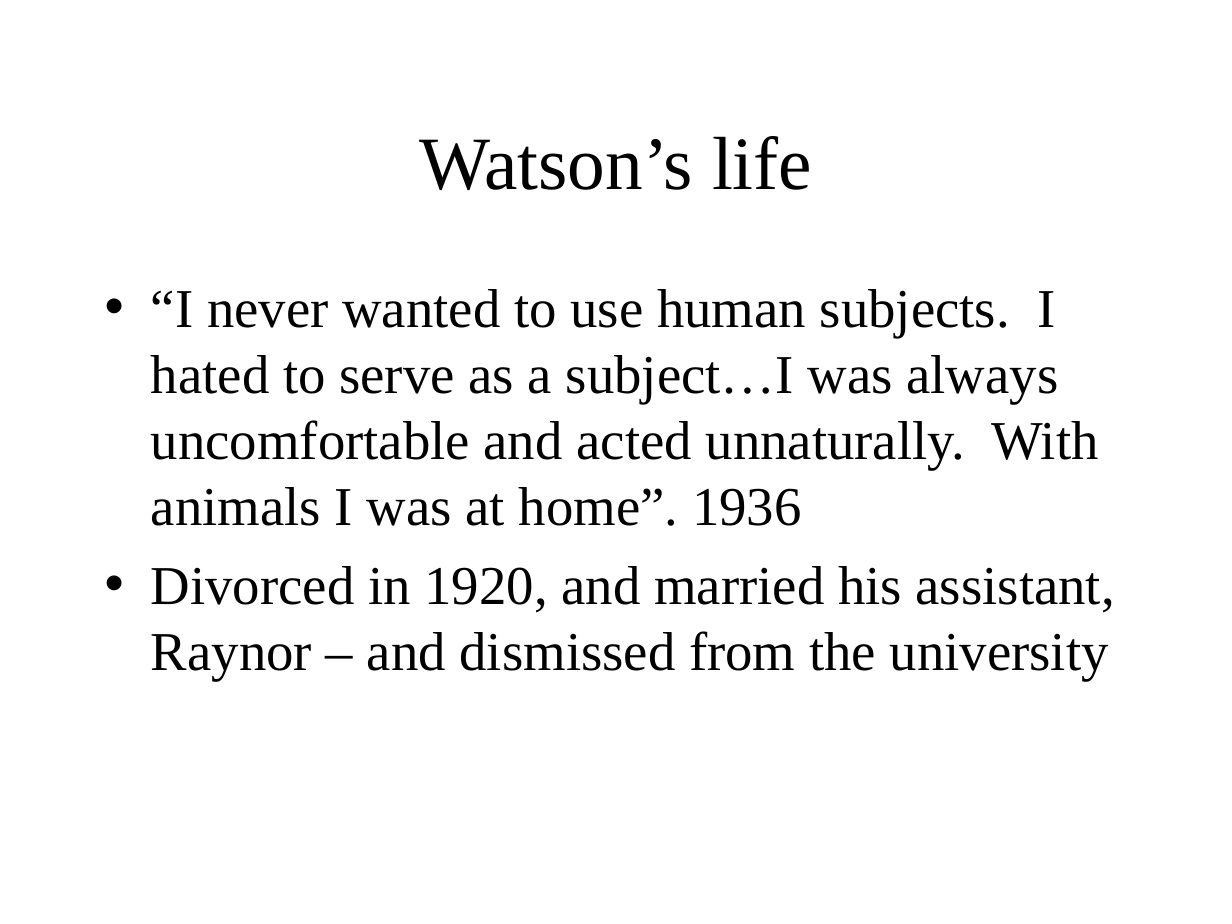
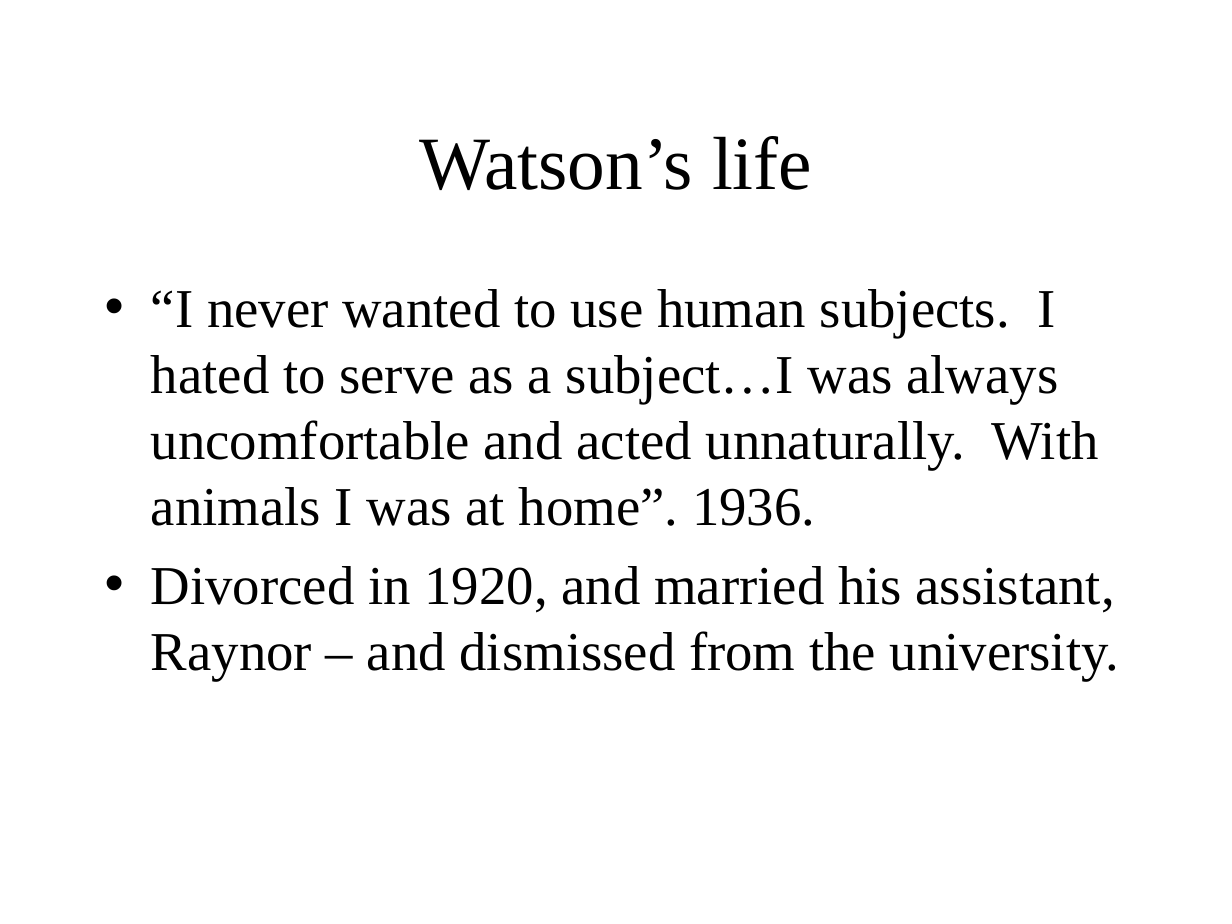
Before and after one commit to ajwills72/critical-thinking, a slide deck: slide 10 of src/behaviourism.odp (slide 11 before the commit). Drawn at 1232x924 pixels with LibreOffice and Linux fonts; fonts in the diff are those of the drawing. Boxes give left, top, right and bottom in pixels: in the first picture for what was removed or moved away, otherwise in the second. Text is boxed around its words. In the diff, an @@ line names an element or a change of style, - is before the commit and + after.

```diff
--- a/src/behaviourism.odp
+++ b/src/behaviourism.odp
@@ text at bbox=[151, 289, 1119, 680]: text changed @@
-• “I never wanted to use human subjects. I hated to serve as a subject…I was always uncomfortable and acted unnaturally. With animals I was at home”. 1936
-• Divorced in 1920, and married his assistant, Raynor – and dismissed from the university
+• “I never wanted to use human subjects. I hated to serve as a subject…I was always uncomfortable and acted unnaturally. With animals I was at home”. 1936.
+• Divorced in 1920, and married his assistant, Raynor – and dismissed from the university.
```
Also in this commit, not shown: 8 other slides changed, 7 slides removed, 1 other file.
